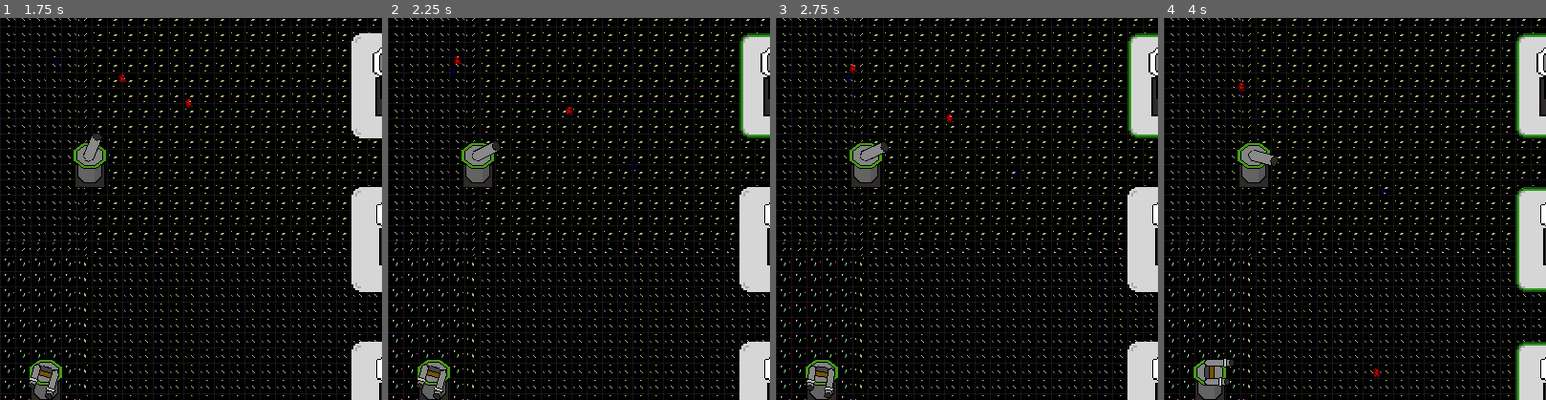
Above: before the commit, frames 1-4 (left to right).
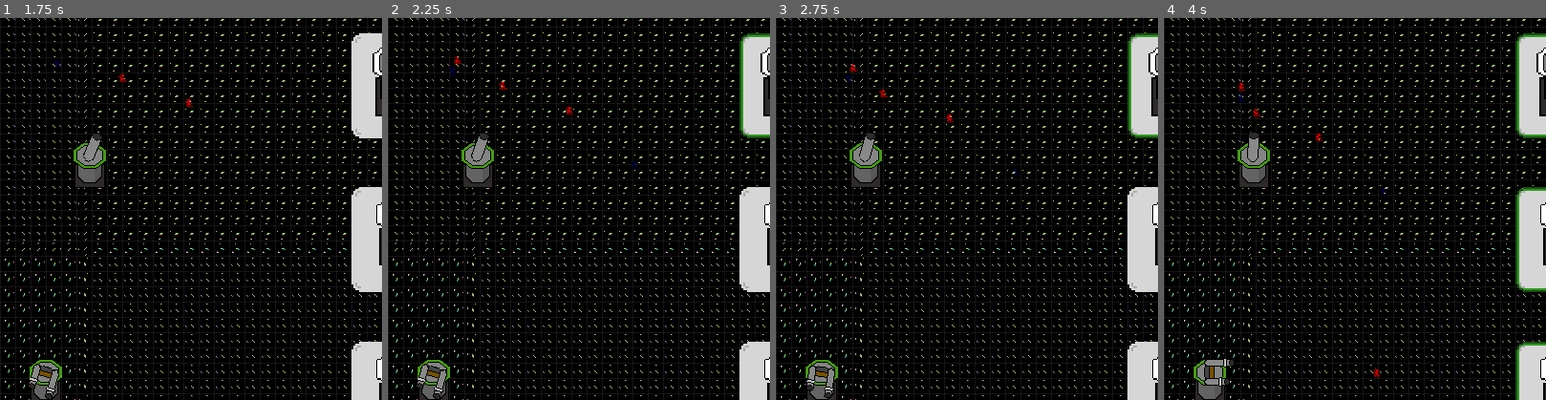
Above: after the commit, the same moments.

Repository: Cax36940/WonderJamDogot
Game: Godot game, scene res://main.tscn
Same seed, same stepped clock (60 frames per second), same inputs: the game is played once before the commit and once after it.
Inputs (mouse positions are % of the whole screen's width and height, from its top left):
- Up to frame 1 (1.75 s): click "Commencer" at 0.5 s; click (92, 10) at 1.25 s
- Up to frame 2 (2.25 s): click (92, 30) at 2 s
- Up to frame 3 (2.75 s): no input
- Up to frame 4 (4 s): click (92, 50) at 2.75 s; click (92, 71) at 3.5 s
The pictures show only the part of the screen within x 39-89%, y 20-70%; the shares and areas given below are measured in that part.

Frame 1 is identical in both runs. In frame 2, 0.2% of the frame differs, in the area x 21-32%, y 16-38%; in frame 3, 0.2%; in frame 4, 0.3%, in the area x 19-42%, y 20-39%.

Commit message:
Add sound

Diff:
--- a/music/music_player.gd
+++ b/music/music_player.gd
@@ -8,6 +8,7 @@
 
 var current_bar = 0
 
+@onready var grid_object_container : Node2D = $"../GridObjectContainer"
 
 const TEMPO : int = 140
 const BAR_PER_SEC : int = 32
@@ -16,6 +17,10 @@
 var timer = BAR_LENGTH
 # Called when the node enters the scene tree for the first time.
 func _ready():
+	$Kick.volume_db = -20
+	$Bass1.volume_db = -20
+	$Bass2.volume_db = -20
+	$Hihat.volume_db = -20
 	print(BAR_LENGTH)
 	pass # Replace with function body.
 
@@ -41,6 +46,13 @@
 func kick():
 	var index = current_bar % kick_list.size()
 	if kick_list[index] == 1:
+		var db = 0
+		for child in grid_object_container.get_children():
+			if child is TowerCanon :
+				if child.shoot() :
+					db += 1
+
+		#$Kick.volume_db = db
 		$Kick.play()
 
 func bass1():
--- a/music/music_player.tscn
+++ b/music/music_player.tscn
@@ -19,7 +19,7 @@
 
 [node name="Kick" type="AudioStreamPlayer" parent="."]
 stream = ExtResource("2_tnoh3")
-volume_db = 10.0
+volume_db = 20.0
 
 [node name="AnimationPlayer" type="AnimationPlayer" parent="."]
 libraries = {
--- a/tower/tower_canon.gd
+++ b/tower/tower_canon.gd
@@ -1,4 +1,5 @@
 extends GridObject
+class_name TowerCanon
 @onready var detection_area: Area2D = $DetectionArea
 #@onready var body: StaticBody2D = $Body
 #@onready var collision_shape_2d: CollisionShape2D = $CollisionShape2D
@@ -34,16 +35,16 @@
 	#$CanonDroit.look_at(get_global_mouse_position())
 	if !liste_ennemi.is_empty():
 		can_shoot = true
-		timer -= delta
-		if timer < 0 :
-			timer = vitesseDeTire
-			shoot()
+		#timer -= delta
+		#if timer < 0 :
+		#	timer = vitesseDeTire
+		#	shoot()
 
 		$CanonDroit.look_at(liste_ennemi[0].global_position)
 	else :
 		can_shoot = false
 
-func shoot()-> void:
+func shoot() -> bool:
 	if can_shoot :
 		var vecteur = Vector2(1,0)
 		vecteur= vecteur.rotated($CanonDroit.rotation)
@@ -51,9 +52,9 @@
 		instance.position = $CanonDroit/BoutDeCanon.global_position - global_position
 		instance.direction = vecteur #On peut modifier l'instance avant de l'ajouter
 		add_child(instance)
+		return true
+	return false
 
-
-		pass
 func lvl_up_health() -> void :
 	var tmp_modif : float = health_modif - current_level * 0.01
 	if tmp_modif < 1.05 :
--- a/world.tscn
+++ b/world.tscn
@@ -9,6 +9,7 @@
 [ext_resource type="PackedScene" uid="uid://vywsr673wqme" path="res://tower/tower_canonDouble.tscn" id="5_wkvil"]
 [ext_resource type="PackedScene" uid="uid://dlvu2l452pa4m" path="res://sprite/Background/background.tscn" id="5_wxdmg"]
 [ext_resource type="PackedScene" uid="uid://c8rha5ngjw3br" path="res://menu/shop_menu/shop_menu.tscn" id="9_4v3h7"]
+[ext_resource type="PackedScene" uid="uid://djjionukw6erg" path="res://music/music_player.tscn" id="10_3tccu"]
 
 [node name="World" type="Node2D"]
 script = ExtResource("1_n6rbg")
@@ -39,3 +40,5 @@
 position = Vector2(287, 478)
 
 [node name="ShopMenu" parent="." instance=ExtResource("9_4v3h7")]
+
+[node name="MusicPlayer" parent="." instance=ExtResource("10_3tccu")]
Not shown: 1 places in world.tscn that only renumber resources
